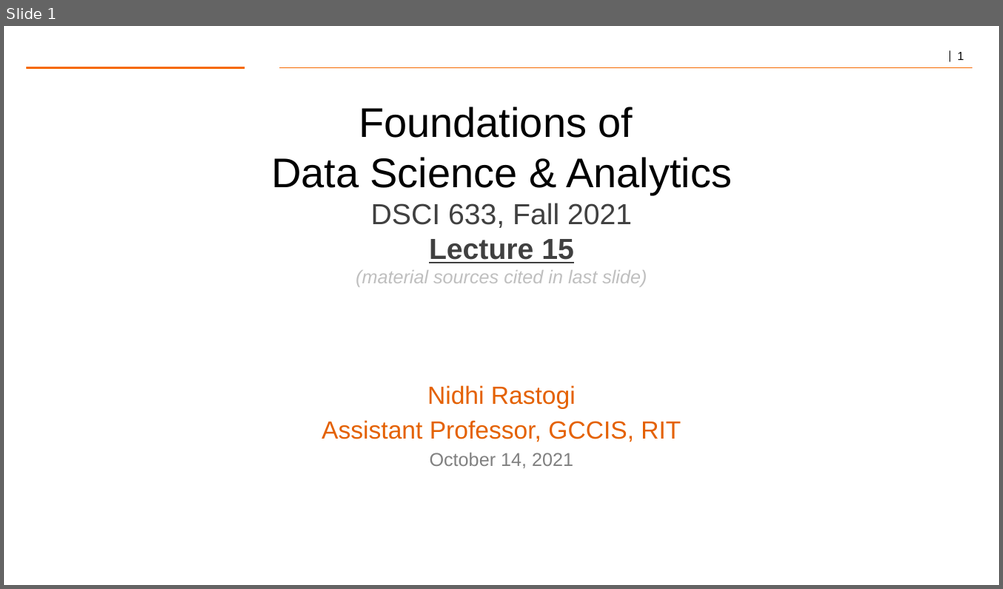
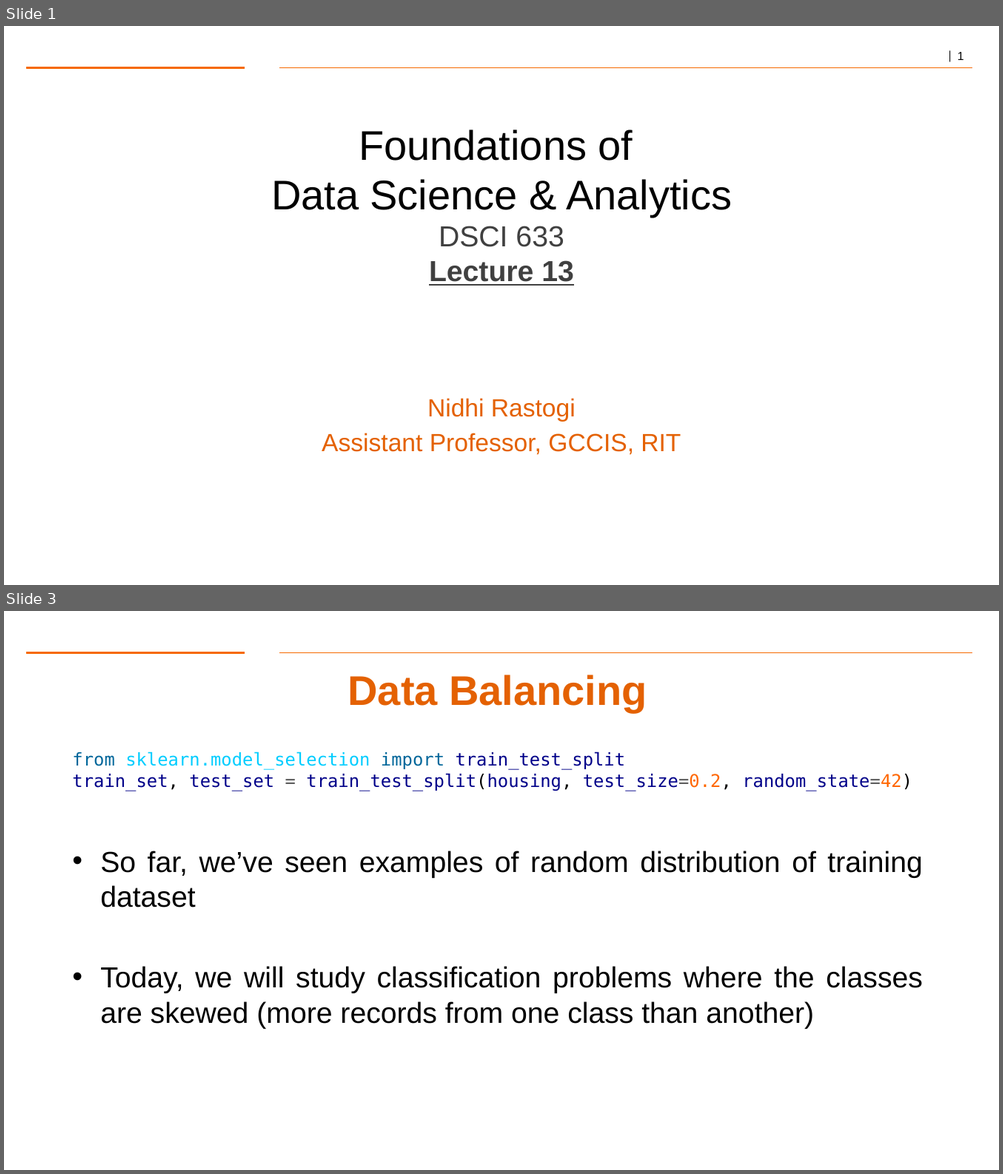
Before and after one commit to gk5951/RIT-DSCI-633-FDS, a slide deck: Syllabus/Lecture13/Lec13.pptx. Shown one above the other, each under a label of ours: slide 1 before the commit, slides 1 and 3 after it; the slides between them are not shown. The pictures are 1003x589 and 1003x1174 pixels, drawn with LibreOffice and Linux fonts; fonts in the diff are those of the drawing; background and template pictures are left out. Boxes give left, top, right and bottom in pixels: in the first picture for what was removed or moved away, otherwise in the second. Text is boxed around its words. In the diff, an @@ line names an element or a change of style, - is before the commit and + after.

```diff
--- a/Syllabus/Lecture13/Lec13.pptx
+++ b/Syllabus/Lecture13/Lec13.pptx
@@ slide 3 added at (4, 611, 999, 1170), background #FFFFFF; not listed: 2 template elements that a slide beside it also shows @@
@@ title added at (348, 675, 646, 712), 40 pt, text #E46102, bold @@
+Data Balancing
@@ text added at (72, 752, 922, 1029), 28 pt, text #000000 @@
+from sklearn.model_selection import train_test_split
+train_set, test_set = train_test_split(housing, test_size=0.2, random_state=42)
+• So far, we’ve seen examples of random distribution of training dataset
+• Today, we will study classification problems where the classes are skewed (more records from one class than another)
@@ slide 1 changed as well @@
@@ text at (271, 130, 731, 286): text changed @@
-Foundations of
-Data Science & Analytics
-DSCI 633, Fall 2021
-Lecture 15
-(material sources cited in last slide)
+Foundations of
+Data Science & Analytics
+DSCI 633
+Lecture 13
@@ text at (430, 453, 573, 469): paragraph removed @@
-October 14, 2021
```
Also in this commit, not shown: 1 other slide changed, 15 other slides added, 36 slides removed, 11 other files.
